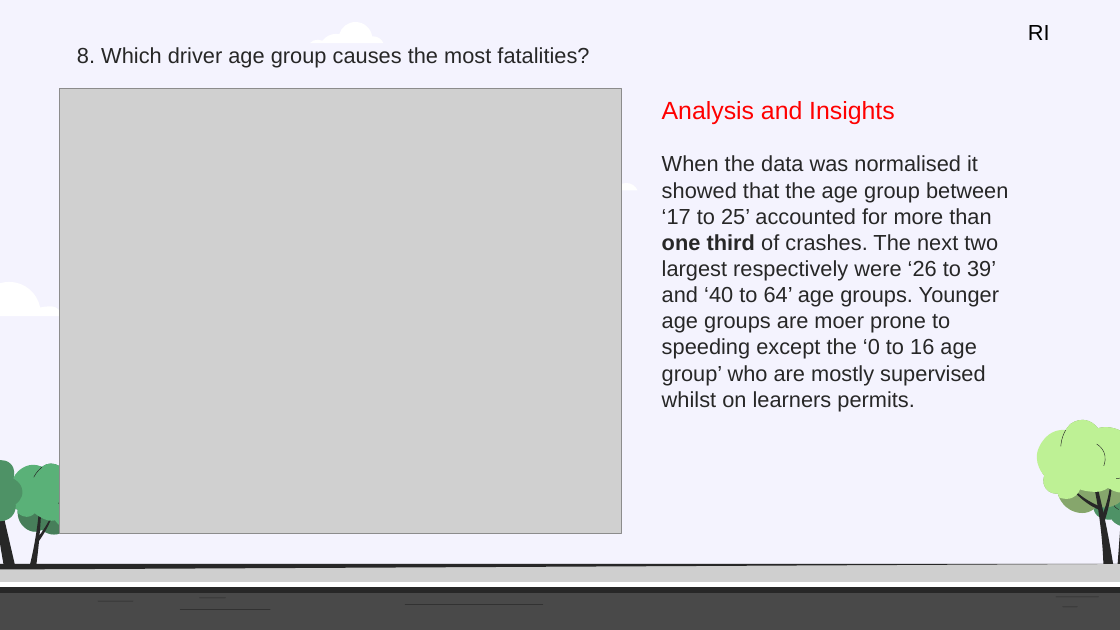
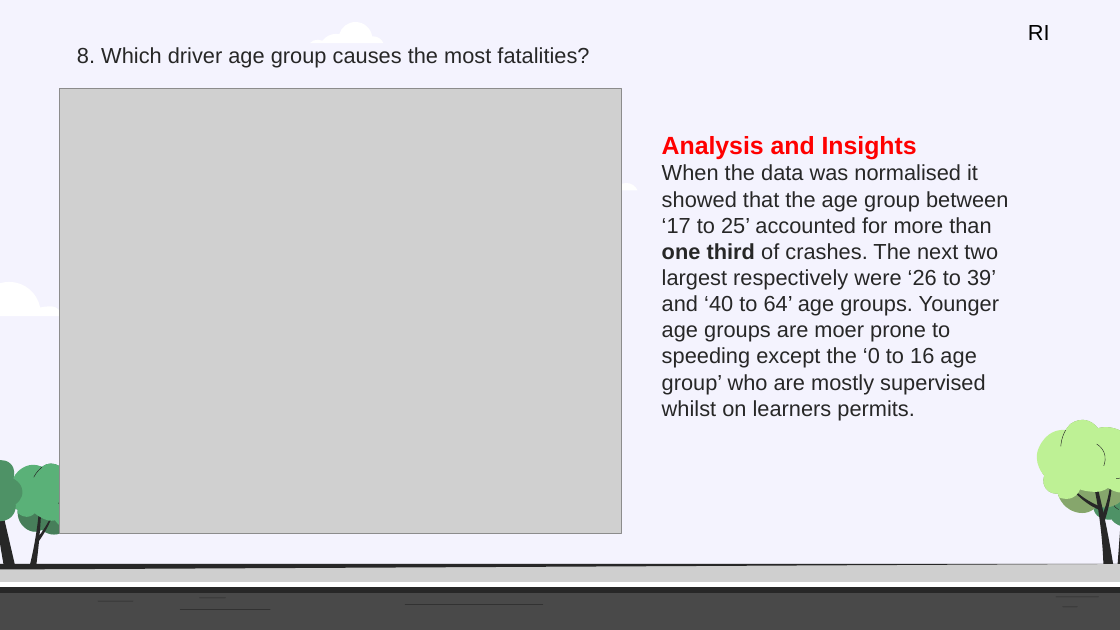
Before and after one commit to Kapedes/project-1-group-2, a slide deck: slide 12 of Insights and analysis of Crash Statistics in Australia.pptx. Drawn at 1120x630 pixels with LibreOffice and Linux fonts; fonts in the diff are those of the drawing; grey boxes stand for pictures. Boxes give left, top, right and bottom in pixels: in the first picture for what was removed or moved away, otherwise in the second. Text is boxed around its words. In the diff, an @@ line names an element or a change of style, - is before the commit and + after.

```diff
--- a/Insights and analysis of Crash Statistics in Australia.pptx
+++ b/Insights and analysis of Crash Statistics in Australia.pptx
@@ text "Analysis and Insights": place and size @@
-text "Analysis and Insights" at box(662, 101, 1008, 412)
+text "Analysis and Insights" at box(662, 136, 1008, 420)
@@ text at box(662, 136, 917, 160): bold on in "Analysis and Insights" @@
```
Also in this commit, not shown: 11 other slides changed, 1 other file.
